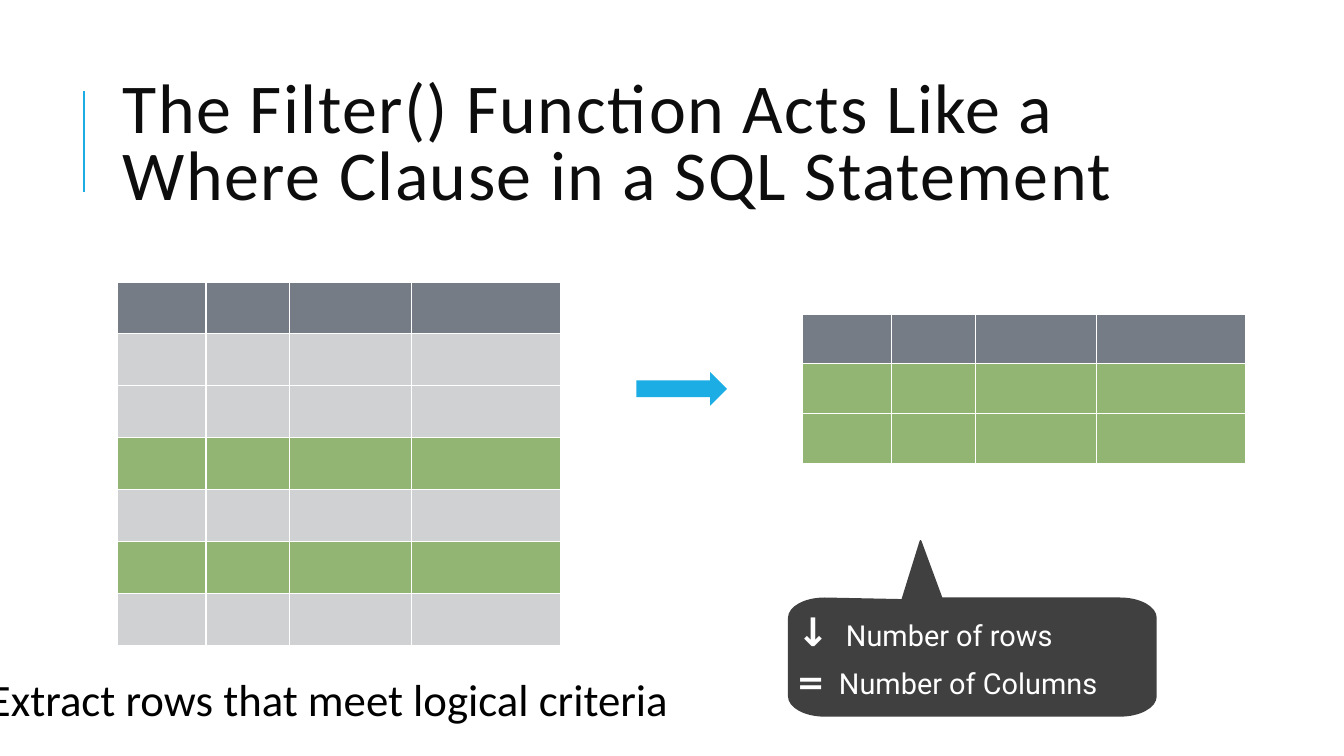
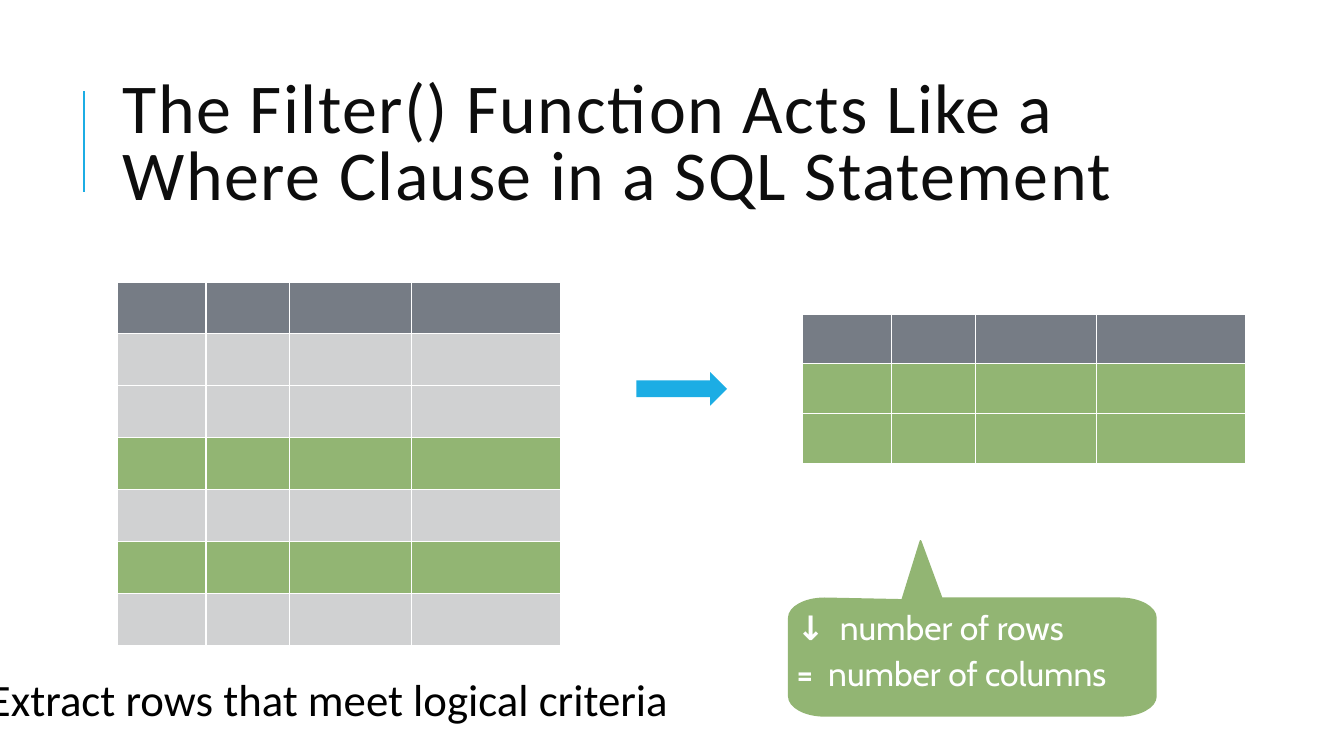
Before and after one commit to amromeo/api_r_int_db_24, a slide deck: slide 28 of presentations/02 - Databases with R.pptx (slide 27 before the commit). Drawn at 1344x756 pixels with LibreOffice and Linux fonts; fonts in the diff are those of the drawing. Boxes give left, top, right and bottom in pixels: in the first picture for what was removed or moved away, otherwise in the second. Text is boxed around its words. In the diff, an @@ line names an element or a change of style, - is before the commit and + after.

```diff
--- a/presentations/02 - Databases with R.pptx
+++ b/presentations/02 - Databases with R.pptx
@@ freeform shape at box(789, 541, 1156, 716): fill #404040 to #92B573; outline #404040 1.25 pt to #92B573 1.25 pt @@
@@ text at box(828, 615, 1106, 687): text changed; size 20.6 to 24 pt; font Roboto to Cabin @@
-↓ Number of rows
-= Number of Columns
+↓ number of rows
+= number of columns
```
Also in this commit, not shown: 10 other slides changed, 1 slide added.
